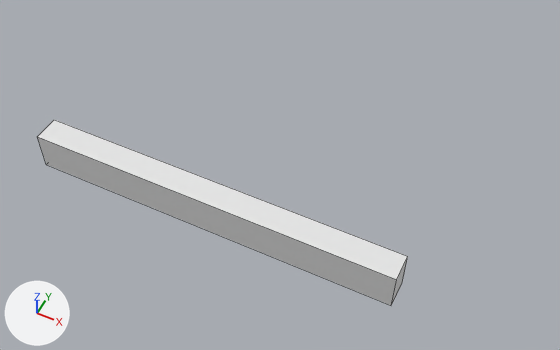
Before and after pictures for a commit that changed the Blender file FridgeShelfClips/FridgeShelfClips.blend.
One viewpoint serves both versions: a 50 mm camera at (0.0314, -0.0458, 0.0667) aimed at (0.0047, 0.0076, 0.0). Lighting does not change. The marker at lower left points along +X, +Y and +Z. Mesh edges are drawn as thin lines.

The older version as bpy lines, for what is in view:
```python
me_cube = bpy.data.meshes.new('Cube')
me_cube.from_pydata(...)  # a box spanning x -1.0..1.0, y -1.0..1.0, z -1.0..1.0
ob_cube = bpy.data.objects.new('Cube', me_cube)
ob_cube.location = (0.0, 0.0, 0.0)
ob_cube.scale = (0.0222, 0.00159, 0.00238)
```
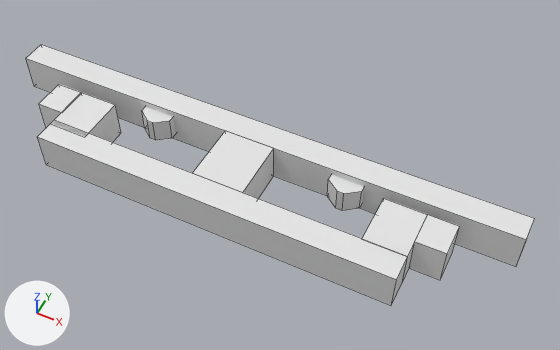
What differs and where, as boxes [x1, y1, x2, y2] in the pictures (560 x 350 px):
'Cube.002', added: after [26, 44, 535, 266]
'Cube.001', added: after [193, 131, 274, 199]
'Cube.005', added: after [362, 199, 428, 283]
'Cube.006', added: after [409, 215, 459, 280]
'Cube.003', added: after [50, 92, 121, 142]
'Cube.007', added: after [327, 175, 364, 211]
'Cube.004', added: after [39, 84, 81, 127]
'Cube.008', added: after [142, 107, 175, 140]

The change, as a diff of the scene's bpy script:
```diff
--- a/FridgeShelfClips/FridgeShelfClips.blend.py
+++ b/FridgeShelfClips/FridgeShelfClips.blend.py
@@ me_cube_003 @@
+me_cube_003.from_pydata([(-1.0, 1.0, -1.0), (-1.0, 1.0, 1.0), (1.0, 1.0, -1.0), (1.0, 1.0, 1.0), (1.0, -0.19, -1.0), (0.19, -1.0, -1.0), (0.19, -1.0, 1.0), (1.0, -0.19, 1.0), (-0.21, -1.0, -1.0), (-1.0, -0.21, -1.0), (-1.0, -0.21, 1.0), (-0.21, -1.0, 1.0)], [], [(5, 6, 11, 8), (0, 1, 3, 2), (3, 1, 10, 11, 6, 7), (2, 3, 7, 4), (6, 5, 4, 7), (9, 10, 1, 0), (8, 11, 10, 9), (0, 2, 4, 5, 8, 9)])
@@ ob_cube_008 @@
+ob_cube_008 = bpy.data.objects.new('Cube.008', me_cube_003)
+ob_cube_008.location = (-0.01244, 0.0086, 0.0)
+ob_cube_008.scale = (0.002, 0.0015, 0.0015)
@@ ob_cube_007 @@
+ob_cube_007 = bpy.data.objects.new('Cube.007', me_cube_003)
+ob_cube_007.location = (0.01244, 0.00858, 0.0)
+ob_cube_007.scale = (0.002, 0.0015, 0.0015)
@@ ob_cube_006 @@
+ob_cube_006 = bpy.data.objects.new('Cube.006', me_cube)
+ob_cube_006.location = (0.02397, 0.00568, 0.0)
+ob_cube_006.scale = (0.00175, 0.002, 0.00238)
@@ ob_cube_005 @@
+ob_cube_005 = bpy.data.objects.new('Cube.005', me_cube)
+ob_cube_005.location = (0.01974, 0.00459, 0.0)
+ob_cube_005.scale = (0.0025, 0.00309, 0.00238)
@@ ob_cube_004 @@
+ob_cube_004 = bpy.data.objects.new('Cube.004', me_cube)
+ob_cube_004.location = (-0.02387, 0.00498, 0.0)
+ob_cube_004.scale = (0.00175, 0.002, 0.00238)
@@ ob_cube_003 @@
+ob_cube_003 = bpy.data.objects.new('Cube.003', me_cube)
+ob_cube_003.location = (-0.01971, 0.00389, 0.0)
+ob_cube_003.scale = (0.0025, 0.00309, 0.00238)
@@ ob_cube_002 @@
+ob_cube_002 = bpy.data.objects.new('Cube.002', me_cube.copy())  # the mesh of ob_cube
+ob_cube_002.location = (0.0, 0.01064, 0.0)
+ob_cube_002.scale = (0.0325, 0.00159, 0.00238)
@@ ob_cube_001 @@
+ob_cube_001 = bpy.data.objects.new('Cube.001', me_cube.copy())  # the mesh of ob_cube
+ob_cube_001.location = (0.0, 0.00532, 0.0)
+ob_cube_001.rotation_euler = (0.0, 0.0, 1.571)  # degrees (0, 0, 90)
+ob_cube_001.scale = (0.00375, 0.00317, 0.00238)
```
